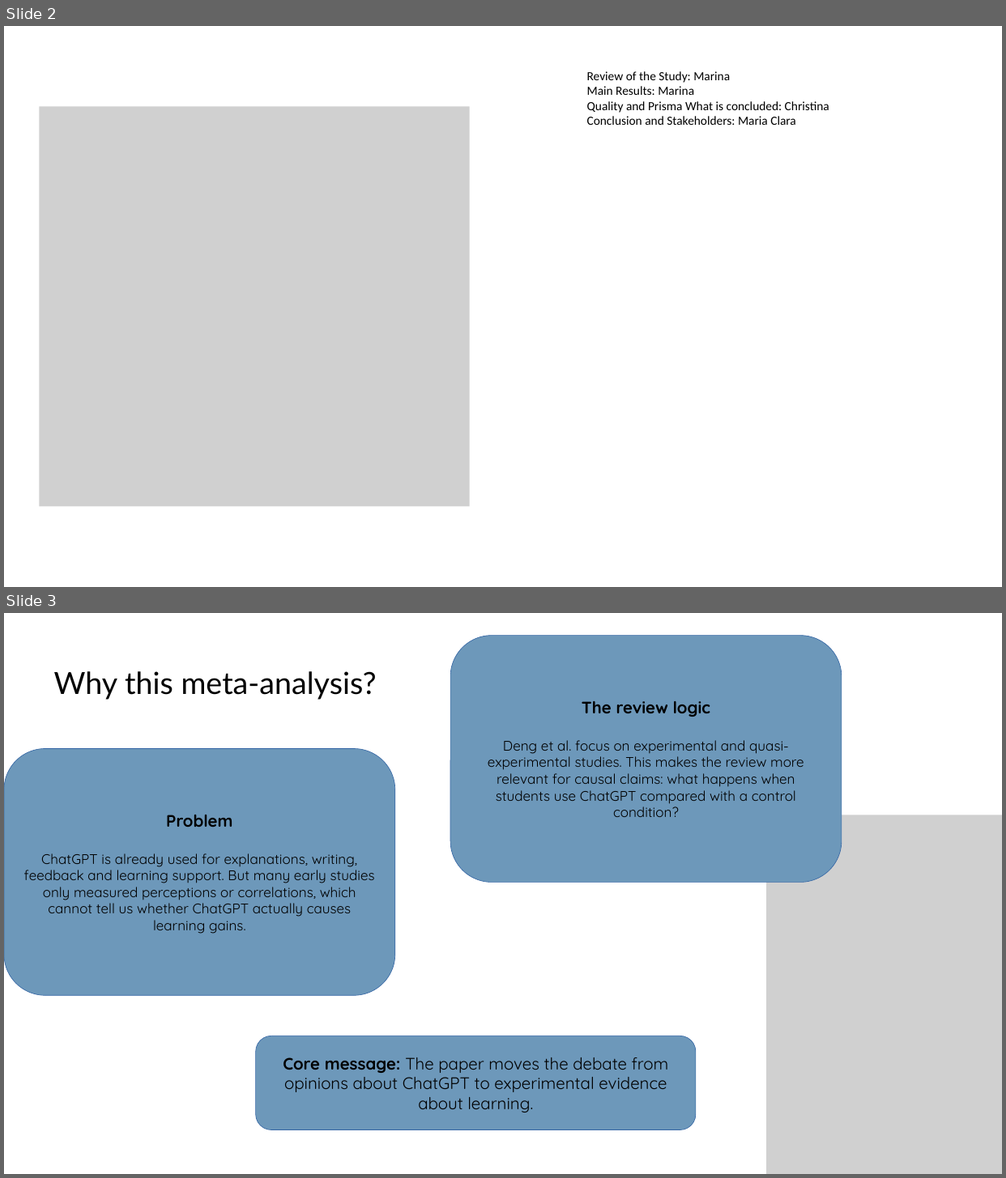
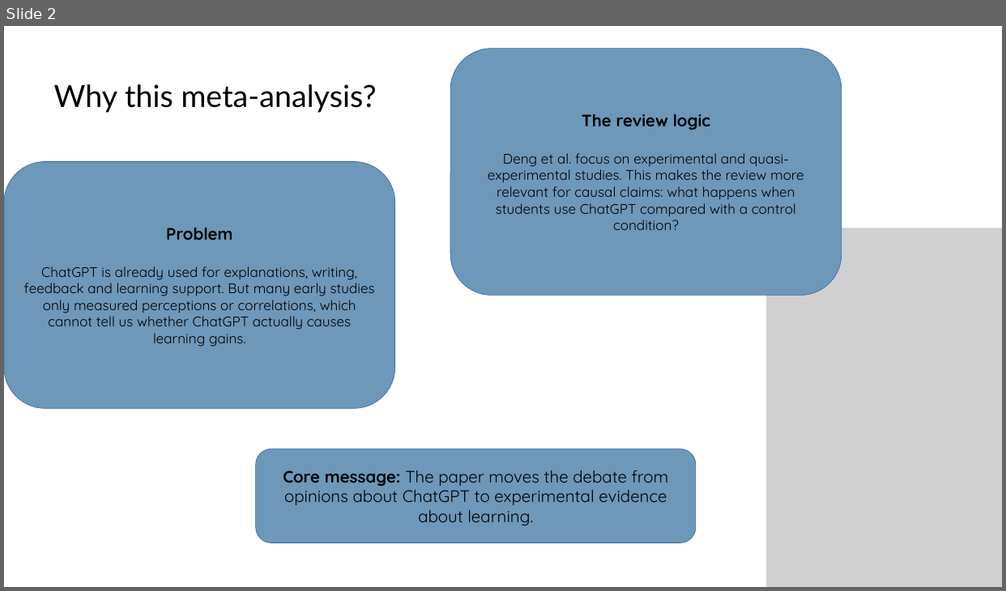
Before and after one commit to tinasophie15/tcpp_project_chatgpt_learning, a slide deck: Presentation.pptx. Shown one above the other, each under a label of ours: slides 2 and 3 before the commit, slide 2 after it. The pictures are 1006x1178 and 1006x591 pixels, drawn with LibreOffice and Linux fonts; fonts in the diff are those of the drawing; grey boxes stand for pictures. Boxes give left, top, right and bottom in pixels: in the first picture for what was removed or moved away, otherwise in the second. Text is boxed around its words. In the diff, an @@ line names an element or a change of style, - is before the commit and + after.

```diff
--- a/Presentation.pptx
+++ b/Presentation.pptx
@@ slide 2 removed at bbox=[4, 26, 1002, 587], background #FFFFFF @@
@@ text removed at bbox=[587, 71, 829, 125] @@
-Review of the Study: Marina
-Main Results: Marina
-Quality and Prisma What is concluded: Christina
-Conclusion and Stakeholders: Maria Clara
@@ picture removed at bbox=[40, 106, 470, 506] @@
@@ what was slide 3 is now slide 2 @@
```
Also in this commit, not shown: 10 slides changed, 11 other slides removed.
